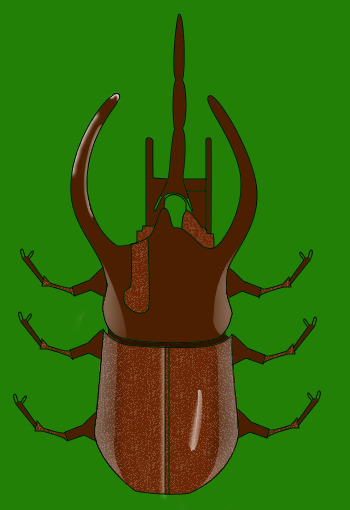
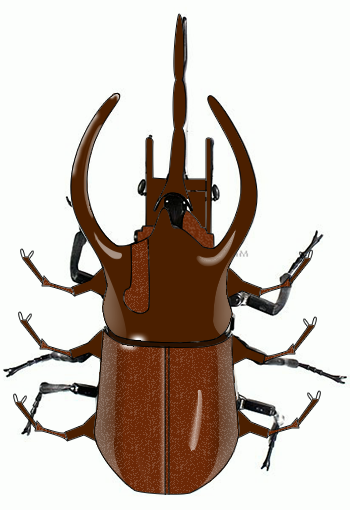
Layers edited between the first and the second 350px x 510px image:
painted on "shines" over (x1=93, y1=229, x2=236, y2=353)
showed "Layer 0" over (x1=0, y1=0, x2=350, y2=510)
